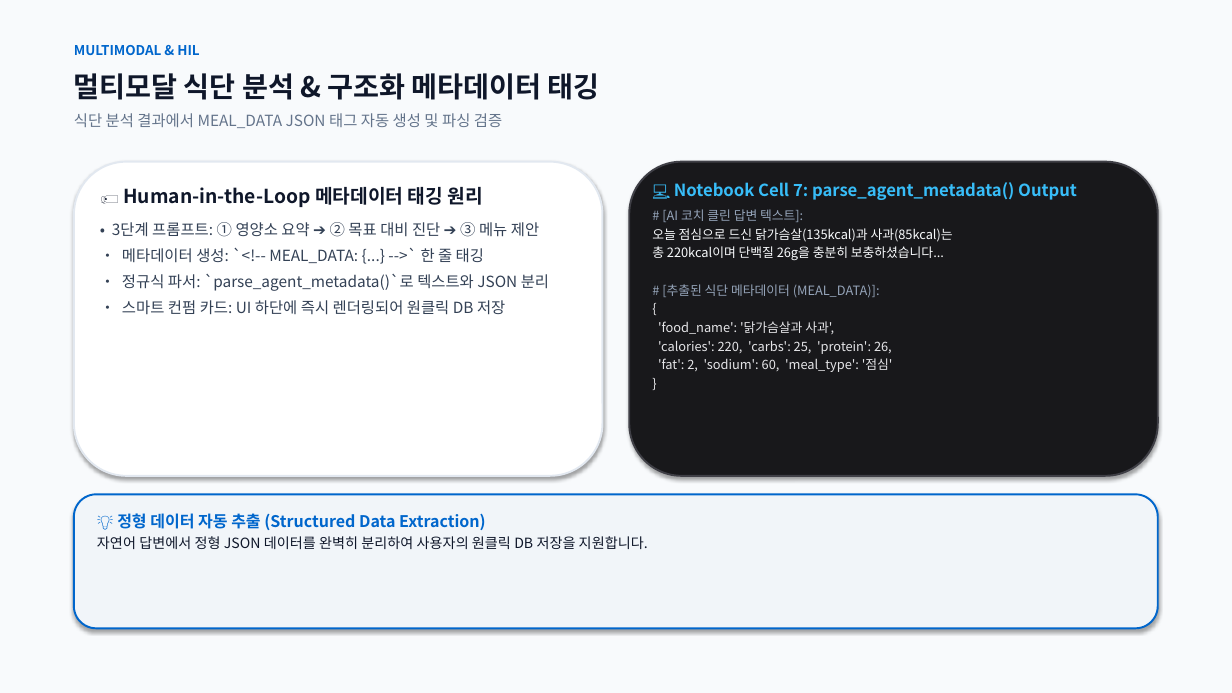
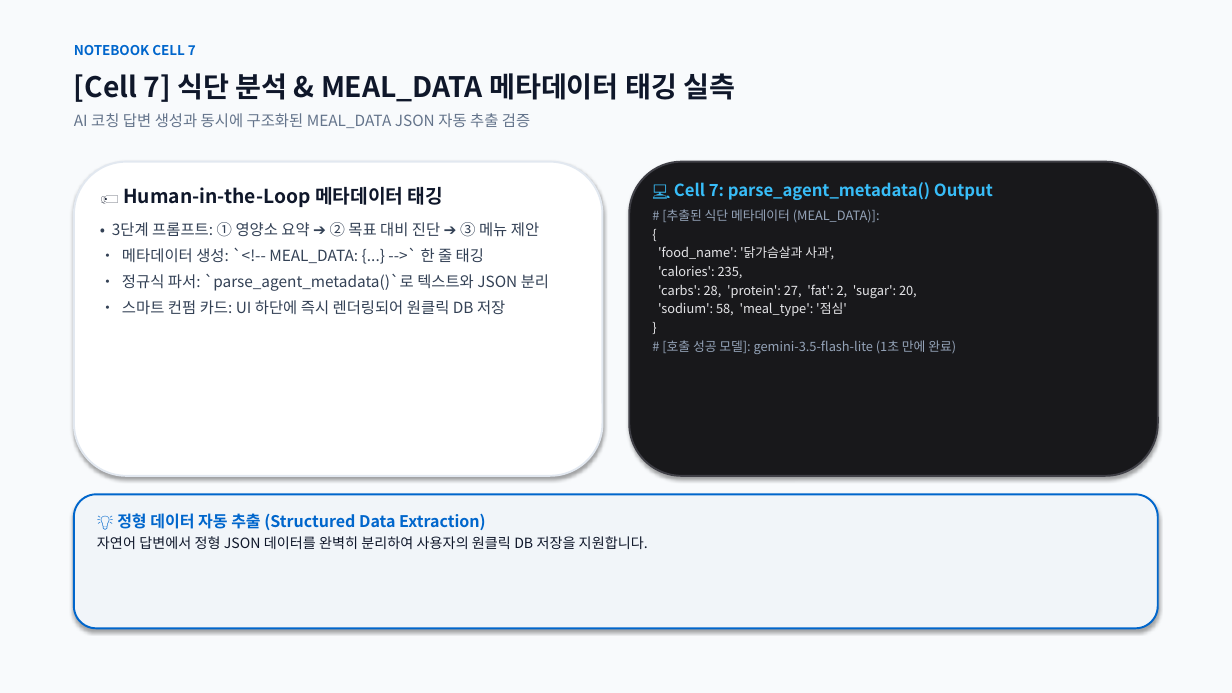
Before and after one commit to rye6837-web/impossible_to_get_lost_my_weight, a slide deck: slide 8 of AI_Diet_Coach_Presentation.pptx (slide 10 before the commit). Drawn at 1232x693 pixels with LibreOffice and Linux fonts; fonts in the diff are those of the drawing. Boxes give left, top, right and bottom in pixels: in the first picture for what was removed or moved away, otherwise in the second. Text is boxed around its words. In the diff, an @@ line names an element or a change of style, - is before the commit and + after.

Commit message:
docs: Streamline presentation to 14 slides (1-page MVP, notebook cell-by-cell verification, and comprehensive troubleshooting)

```diff
--- a/AI_Diet_Coach_Presentation.pptx
+++ b/AI_Diet_Coach_Presentation.pptx
@@ text at box(74, 45, 196, 55): text changed @@
-MULTIMODAL & HIL
+NOTEBOOK CELL 7
@@ text at box(74, 73, 735, 102): text changed @@
-멀티모달 식단 분석 & 구조화 메타데이터 태깅
+[Cell 7] 식단 분석 & MEAL_DATA 메타데이터 태깅 실측
@@ text at box(74, 113, 530, 128): text changed @@
-식단 분석 결과에서 MEAL_DATA JSON 태그 자동 생성 및 파싱 검증
+AI 코칭 답변 생성과 동시에 구조화된 MEAL_DATA JSON 자동 추출 검증
@@ text at box(123, 187, 443, 207): text changed @@
-🏷️ Human-in-the-Loop 메타데이터 태깅 원리
+🏷️ Human-in-the-Loop 메타데이터 태깅
@@ text at box(674, 182, 993, 200): text changed; size 10 to 13 pt; text colour #F8FAFC to #38BDF8; bold on @@
-💻 Notebook Cell 7: parse_agent_metadata() Output
-# [AI 코치 클린 답변 텍스트]:
-오늘 점심으로 드신 닭가슴살(135kcal)과 사과(85kcal)는
-총 220kcal이며 단백질 26g을 충분히 보충하셨습니다...
+💻 Cell 7: parse_agent_metadata() Output
@@ text at box(658, 265, 917, 316): text changed @@
-'calories': 220, 'carbs': 25, 'protein': 26,
-'fat': 2, 'sodium': 60, 'meal_type': '점심'
+'calories': 235,
+'carbs': 28, 'protein': 27, 'fat': 2, 'sugar': 20,
+'sodium': 58, 'meal_type': '점심'
@@ text at box(662, 340, 956, 354): paragraph added @@
+# [호출 성공 모델]: gemini-3.5-flash-lite (1초 만에 완료)
```
Also in this commit, not shown: 12 other slides changed, 1 slide added, 1 slide removed, 2 other files.
